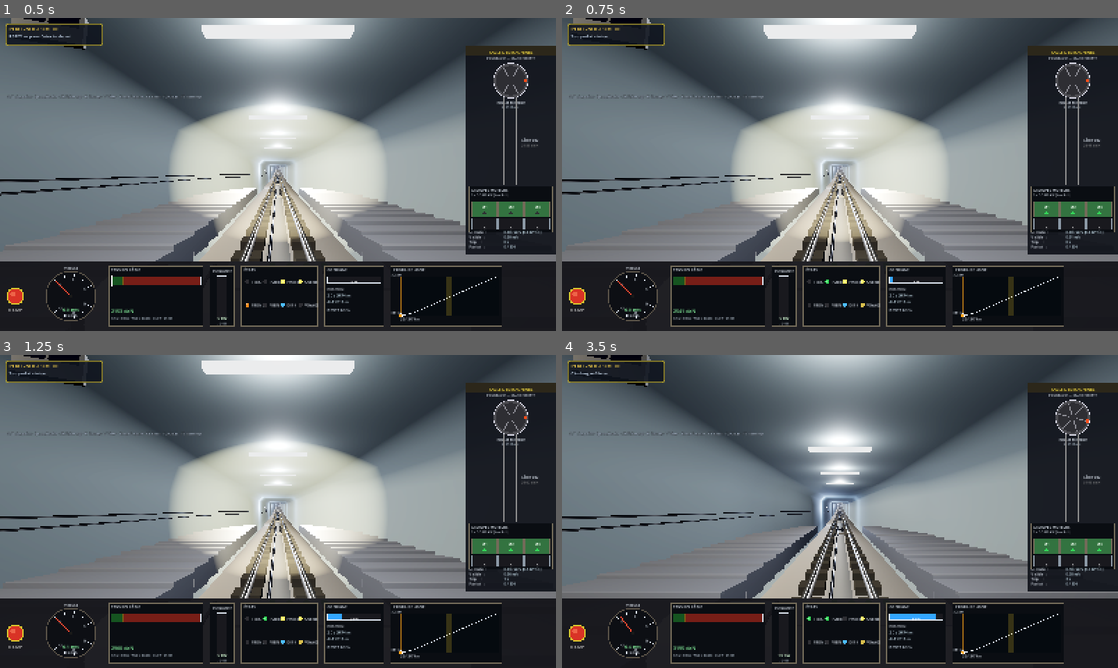
Above: before the commit, frames 1-4 (two rows, left to right).
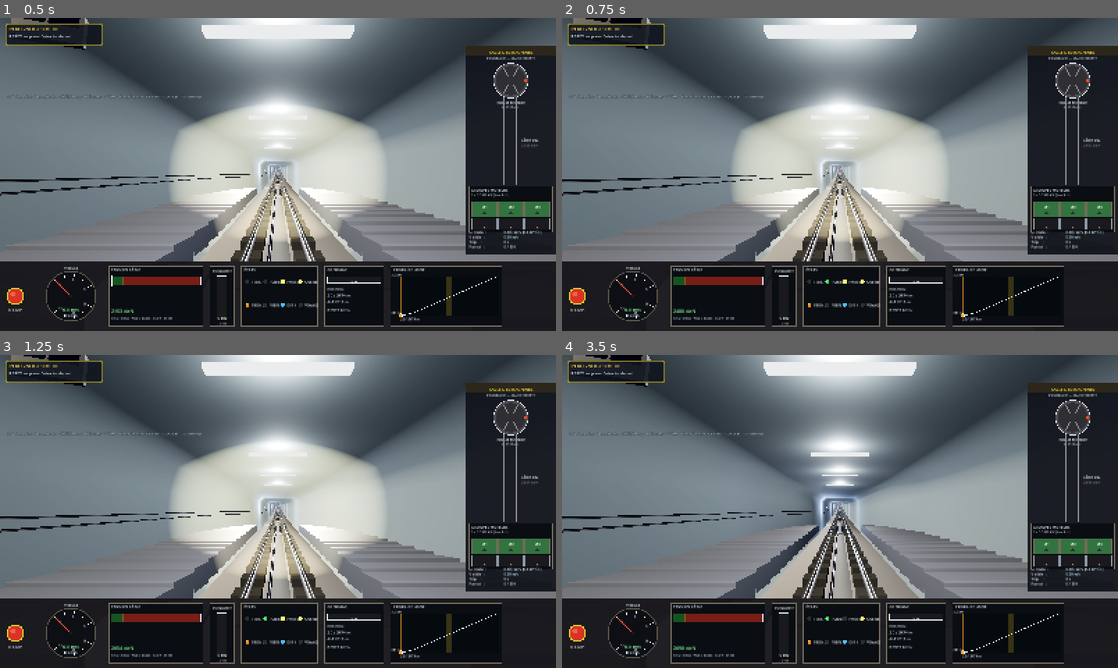
Above: after the commit, the same moments.

Repository: ARP273-ROSE/perce-neige-sim
Game: Godot game, scene res://scenes/main.tscn
The game is run twice, just before and just after one commit, with the same random seed, the same clock (stepped at 60 frames per second) and the same inputs.
Inputs:
- Up to frame 1 (0.5 s): no input
- Up to frame 2 (0.75 s): tap Enter (ready_depart) at 0.5, 0.6 s; hold Up (speed_up) from 0.53 s (still down)
- Up to frame 3 (1.25 s): keep holding Up (speed_up)
- Up to frame 4 (3.5 s): tap Enter (ready_depart) at 1.25, 1.55, 2, 2.1, 2.75, 3.05 s; release Up (speed_up) at 1.28 s; hold Space (brake) 1.28-2.03 s; tap Shift (emergency) at 1.35 s; hold Up (speed_up) from 2.03 s (still down); tap H (toggle_headlights) at 2.85 s

Frame 1 is identical in both runs. In frame 2, 0.2% of the frame differs, in the area x 0-97%, y 0-95%; in frame 3, 0.4%; in frame 4, 6.7%, in the area x 0-100%, y 0-97%.

Commit message:
fix(standalone): demi-tour au terminus + vraie séquence de départ à buzzer
Retour d'essai Android : « le son de fermeture des portes et le buzzer
départ ne marchent pas » — en réalité, après le PREMIER trajet, PRÊT/
DÉPART ne faisait plus RIEN : à l'arrivée, trip_started restait vrai,
les portes ne se rouvraient jamais et la direction ne s'inversait pas
(seul l'auto-op gérait son propre demi-tour).

- TrainPhysics._terminus_turnaround() à l'arrivée (les 2 bouts) :
  portes rouvertes (son d'ouverture au passage), frein tambour serré,
  consigne à zéro, direction inversée → PRÊT/DÉPART refonctionne à
  chaque trajet, avec tous ses sons.
- Vraie séquence de départ (comme le sim PC et la machine réelle) :
  request_depart() ferme les portes et lance le BUZZER (6 s en haut,
  8 s en bas — durées des enregistrements réels), la traction ne colle
  qu'à la FIN du décompte (le tambour tient pendant ce temps).
- auto_operator : passe par request_depart() et ne fait plus son propre
  demi-tour (sinon direction inversée deux fois).
- audio : buzzer déclenché sur le front de la séquence (plus sur
  trip_started), boucles d'ambiance au collage de la traction.

Redéployé sur funiculaire.giff.re.

Diff:
--- a/godot_project/scripts/audio.gd
+++ b/godot_project/scripts/audio.gd
@@ -23,6 +23,7 @@
                                       # buzzer + l'animation portes).
 var _first_update_consumed: bool = false
 var _crossing_played: bool = false   # une seule fois par trip
+var _prev_buzzer_remaining: float = 0.0   # front montant du buzzer de départ
 const CROSSING_S_CENTER: float = PNConstants.LENGTH * 0.5    # = 1737 m
 const CROSSING_S_WINDOW: float = 40.0   # fenêtre de déclenchement ±40 m
 
@@ -91,14 +92,18 @@
 		_first_update_consumed = true
 		return
 
-	# Démarrer l'ambient quand le trip démarre + buzzer de départ de la
-	# gare de départ (haut/bas ont des buzzers distincts — buzzer_lower
-	# n'était jamais joué en mode standalone).
-	if physics.trip_started and not _trip_was_started:
+	# Buzzer de départ : déclenché au DÉBUT de la séquence (portes qui se
+	# ferment + buzzer 6-8 s, traction à la fin — cf. request_depart).
+	# Gares haut/bas ont des buzzers distincts.
+	if physics.departure_buzzer_remaining > 0.0 and _prev_buzzer_remaining <= 0.0:
 		var at_upper: bool = physics.s > PNConstants.LENGTH * 0.5
 		var buz: AudioStreamPlayer = _player_buzzer if at_upper else _player_buzzer_low
 		if buz != null and buz.stream:
 			buz.play()
+	_prev_buzzer_remaining = physics.departure_buzzer_remaining
+
+	# Démarrer les boucles d'ambiance quand la traction colle.
+	if physics.trip_started and not _trip_was_started:
 		if _player_slow.stream:
 			_player_slow.play()
 		if _player_cruise.stream:
--- a/godot_project/scripts/auto_operator.gd
+++ b/godot_project/scripts/auto_operator.gd
@@ -94,12 +94,14 @@
 				_state_timer = 0.0
 
 		State.READY_TO_DEPART:
-			# Démarrer le trip et accélérer
+			# Séquence de départ réelle : buzzer 6-8 s puis traction.
 			if not physics.trip_started:
-				physics.start_trip()
-			physics.speed_cmd = 1.0   # plein gaz
-			state = State.DEPARTING
-			_state_timer = 0.0
+				if physics.departure_buzzer_remaining <= 0.0:
+					physics.request_depart()
+			else:
+				physics.speed_cmd = 1.0   # plein gaz
+				state = State.DEPARTING
+				_state_timer = 0.0
 
 		State.DEPARTING:
 			# Maintien plein gaz jusqu'à V_CRUISE_PEAK
@@ -168,11 +170,12 @@
 func _request_open_doors() -> void:
 	if physics == null:
 		return
-	# À l'arrivée, inverser direction et attendre nouveau départ
+	# Le demi-tour terminus (portes, trip_started, direction inversée)
+	# est désormais géré par TrainPhysics._terminus_turnaround() à
+	# l'arrivée — le refaire ici inverserait la direction DEUX fois.
+	# On s'assure juste que l'état est bien celui attendu.
 	physics.doors_open = true
-	physics.trip_started = false
 	physics.finished = false
-	physics.direction = -physics.direction
 
 
 func _maybe_inject_fault() -> void:
--- a/godot_project/scripts/main.gd
+++ b/godot_project/scripts/main.gd
@@ -496,8 +496,10 @@
 			physics.release_emergency()
 			print("[Emergency released]")
 		elif not physics.trip_started:
-			physics.start_trip()
-			print("[Trip started]")
+			# Séquence réelle : portes + buzzer 6-8 s, traction à la fin.
+			physics.request_depart()
+			print("[Departure sequence] buzzer %.0f s" %
+				physics.departure_buzzer_remaining)
 
 	if Input.is_action_just_pressed("pause"):
 		_paused = not _paused
--- a/godot_project/scripts/train_physics.gd
+++ b/godot_project/scripts/train_physics.gd
@@ -61,6 +61,12 @@
 func step(dt: float) -> void:
 	# Clamp dt pour éviter de casser la physique sur un gros hiccup
 	dt = clampf(dt, 0.001, 0.1)
+
+	# Séquence de départ : décompte du buzzer, la traction colle à la fin.
+	if departure_buzzer_remaining > 0.0:
+		departure_buzzer_remaining = maxf(0.0, departure_buzzer_remaining - dt)
+		if departure_buzzer_remaining <= 0.0:
+			start_trip()
 
 	var m_up: float = mass_kg()
 	var m_down: float = ghost_mass_kg()
@@ -167,6 +173,7 @@
 			acc = -2.0
 		if direction > 0 and not finished:
 			finished = true
+			_terminus_turnaround()
 	elif s <= clamp_lo:
 		s = clamp_lo
 		if v < 0.0:
@@ -174,6 +181,7 @@
 			acc = 2.0
 		if direction < 0 and not finished:
 			finished = true
+			_terminus_turnaround()
 
 	# Frein parking (drum) ou frein urgence (panne grave)
 	if maint_brake or doors_open or emergency_brake:
@@ -310,6 +318,34 @@
 
 # --- Actions conducteur --------------------------------------------------
 
+# Arrivée au terminus : demi-tour automatique — portes rouvertes, frein
+# tambour serré, direction inversée, consigne à zéro. Sans ça, en manuel,
+# PRÊT/DÉPART ne refaisait JAMAIS rien après le premier trajet
+# (trip_started restait vrai, portes fermées) → « plus de buzzer ni de
+# son de portes au 2e départ » (retour d'essai Android 2026-07).
+func _terminus_turnaround() -> void:
+	trip_started = false
+	maint_brake = true
+	doors_open = true
+	speed_cmd = 0.0
+	speed_cmd_eff = 0.0
+	departure_buzzer_remaining = 0.0
+	direction = -direction
+
+
+# Séquence de départ réelle : les portes se ferment et le BUZZER sonne
+# 6 s (gare haute) / 8 s (gare basse — fichiers réels), la traction ne
+# colle qu'à la FIN du buzzer (le frein tambour tient pendant ce temps).
+var departure_buzzer_remaining: float = 0.0
+
+
+func request_depart() -> void:
+	if trip_started or departure_buzzer_remaining > 0.0:
+		return
+	doors_open = false
+	departure_buzzer_remaining = 8.0 if s < PNConstants.LENGTH * 0.5 else 6.0
+
+
 func start_trip() -> void:
 	trip_started = true
 	maint_brake = false
